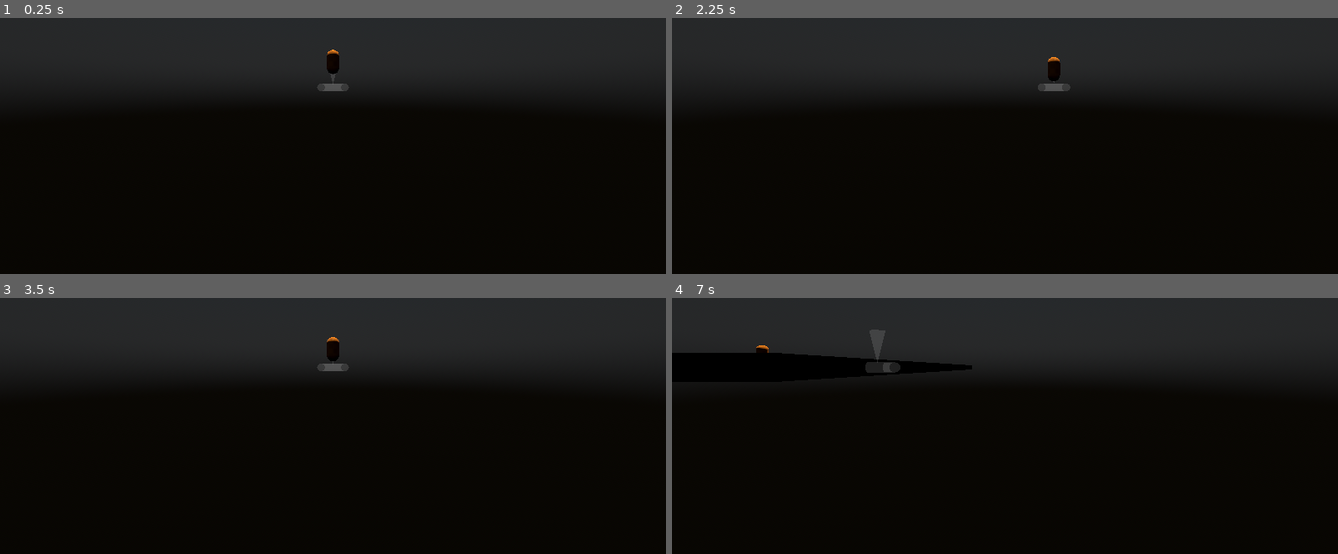
Above: before the commit, frames 1-4 (two rows, left to right).
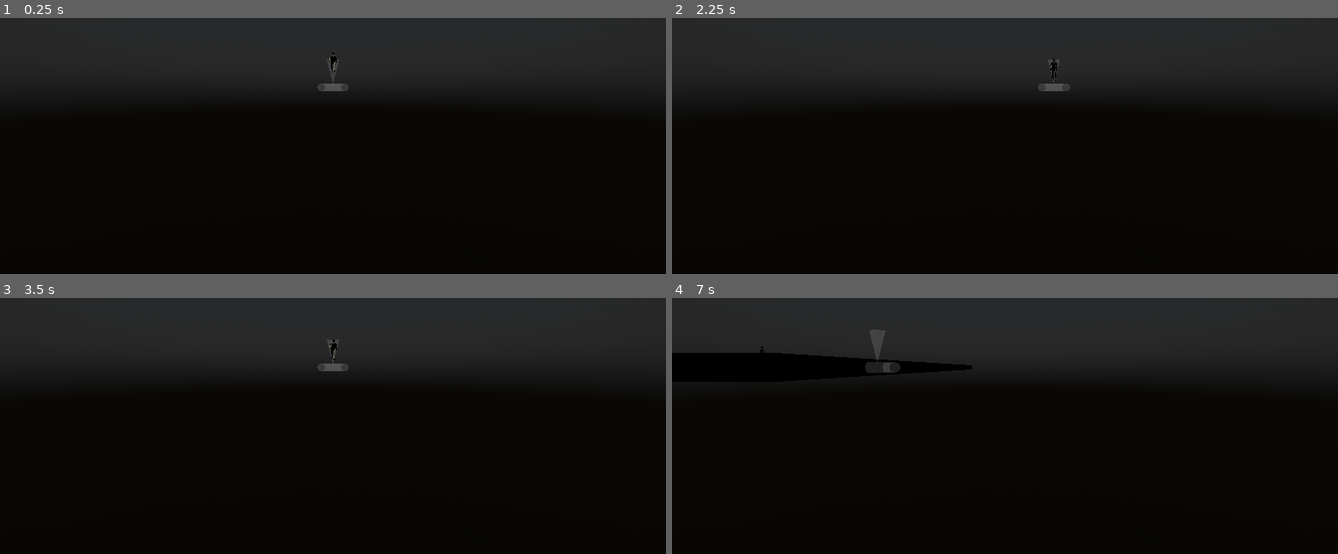
Above: after the commit, the same moments.

Repository: hugoplanell/The-Sims-Project
Game: Godot game, scene res://Scenes/debug_level.tscn
The game is run twice, just before and just after one commit, with the same random seed, the same clock (stepped at 60 frames per second) and the same inputs.
Inputs (mouse positions are in pixels of both pictures, inside the frame that each line leads up to):
- Up to frame 1 (0.25 s): no input
- Up to frame 2 (2.25 s): tap Enter at 0.5, 2 s; move the mouse to (1151, 69) at 0.52 s; tap S (camera_pan_backwards) at 0.6 s; click (1151, 69) at 0.67 s; tap W (camera_pan_forwards) at 0.8 s; tap Space at 1.25 s; drag from (871, 105) to (971, 161) at 1.27 s; move the mouse to (outside the picture) at 2.02 s; tap A (camera_pan_left) at 2.1 s; click (outside the picture) at 2.17 s
- Up to frame 3 (3.5 s): tap D (camera_pan_right) at 2.3 s; tap Space at 2.75 s; drag from (299, 441) to (133, 310) at 2.77 s
- Up to frame 4 (7 s): tap Enter at 3.5 s; move the mouse to (1204, 423) at 3.52 s; hold Middle mouse button (middle_click) 3.53-4.28 s; click (1204, 423) at 3.6 s; tap Space at 4.25 s; move the mouse to (951, 362) at 4.27 s; tap Middle mouse button (middle_click) at 4.35 s; tap S (camera_pan_backwards) at 4.55, 5.1 s; move the mouse to (1038, 367) at 5.02 s; click (1038, 367) at 5.17 s; tap W (camera_pan_forwards) at 5.3 s; drag from (outside the picture) to (871, 385) at 5.77 s; move the mouse to (1151, 349) at 6.52 s; tap A (camera_pan_left) at 6.6 s; click (1151, 349) at 6.67 s; tap D (camera_pan_right) at 6.8 s

The runs differ from the first frame. In frame 1, 0.1% of the frame differs, in the area x 49-51%, y 12-23%; in frame 2, 0.1%; in frame 3, 0.1%, in the area x 49-51%, y 15-25%; in frame 4, less than 0.1%.

Commit message:
Camera improvements + player model

Diff:
--- /dev/null
+++ b/Assets/Models/character_1/character_1.tscn
@@ -0,0 +1,5 @@
+[gd_scene load_steps=2 format=3 uid="uid://wp7o1qmrxqaj"]
+
+[ext_resource type="PackedScene" uid="uid://8ilbot2ip7dw" path="res://Assets/Models/character_1/character_1.glb" id="1_5i5ii"]
+
+[node name="character_1" instance=ExtResource("1_5i5ii")]
--- a/Scenes/player.tscn
+++ b/Scenes/player.tscn
@@ -1,7 +1,8 @@
-[gd_scene load_steps=6 format=3 uid="uid://dsihd7ufspwhn"]
+[gd_scene load_steps=7 format=3 uid="uid://dsihd7ufspwhn"]
 
 [ext_resource type="Script" path="res://Scripts/player.gd" id="1_1kbvs"]
 [ext_resource type="Texture2D" uid="uid://bmx3y2i231upo" path="res://addons/kenney_prototype_textures/orange/texture_08.png" id="1_xbx7r"]
+[ext_resource type="PackedScene" uid="uid://wp7o1qmrxqaj" path="res://Assets/Models/character_1/character_1.tscn" id="3_u811q"]
 
 [sub_resource type="StandardMaterial3D" id="StandardMaterial3D_akg6l"]
 albedo_texture = ExtResource("1_xbx7r")
@@ -14,8 +15,136 @@
 script = ExtResource("1_1kbvs")
 
 [node name="MeshInstance3D" type="MeshInstance3D" parent="."]
+visible = false
 material_override = SubResource("StandardMaterial3D_akg6l")
 mesh = SubResource("CapsuleMesh_ptr5m")
 
 [node name="CollisionShape3D" type="CollisionShape3D" parent="."]
 shape = SubResource("CapsuleShape3D_rji5g")
+
+[node name="character_1" parent="." instance=ExtResource("3_u811q")]
+transform = Transform3D(1, 0, 0, 0, 1, 0, 0, 0, 1, 0, -0.937549, 0)
+
+[node name="Skeleton3D" parent="character_1/Armature" index="0"]
+bones/0/position = Vector3(0.0276955, 0.997783, 0.00951951)
+bones/0/rotation = Quaternion(0.0211074, 0.0620284, 0.0314753, 0.997355)
+bones/1/rotation = Quaternion(-0.00533626, -0.062595, -0.0469726, 0.996919)
+bones/2/rotation = Quaternion(0.0214325, -0.0662429, 0.0224271, 0.997321)
+bones/3/rotation = Quaternion(0.019699, -0.0655549, 0.0244925, 0.997354)
+bones/4/rotation = Quaternion(0.0366642, 0.04467, -0.0191286, 0.998144)
+bones/5/rotation = Quaternion(-0.0342544, 0.0926412, -0.0195855, 0.994917)
+bones/7/rotation = Quaternion(0.651834, 0.337638, -0.556827, 0.38866)
+bones/8/rotation = Quaternion(0.219469, 0.178364, 0.236632, 0.92953)
+bones/9/rotation = Quaternion(6.50086e-08, 8.33907e-08, 0.470528, 0.882385)
+bones/10/rotation = Quaternion(-0.084699, 0.00252811, -0.0290555, 0.99598)
+bones/11/rotation = Quaternion(0.157173, 0.128194, 0.254826, 0.945477)
+bones/12/rotation = Quaternion(-0.0439407, -0.00921809, -0.162317, 0.985717)
+bones/13/rotation = Quaternion(-0.155764, 0.100452, 0.0156327, 0.982549)
+bones/15/rotation = Quaternion(0.164837, -0.0119802, 0.0262907, 0.985898)
+bones/16/rotation = Quaternion(0.130302, -0.000100268, -0.0185987, 0.9913)
+bones/17/rotation = Quaternion(0.1303, 0.000212786, -0.017544, 0.991319)
+bones/19/rotation = Quaternion(0.236364, -0.00508616, -0.0391795, 0.970861)
+bones/20/rotation = Quaternion(0.102542, 0.000155438, -0.0133283, 0.994639)
+bones/21/rotation = Quaternion(0.119749, -0.000161985, -0.0114251, 0.992738)
+bones/23/rotation = Quaternion(0.250564, -0.00113326, -0.0631924, 0.966035)
+bones/24/rotation = Quaternion(0.168285, -0.000681292, -0.0198872, 0.985538)
+bones/25/rotation = Quaternion(0.185286, -9.95969e-06, -0.032121, 0.98216)
+bones/27/rotation = Quaternion(0.157173, 0.128194, 0.254826, 0.945477)
+bones/28/rotation = Quaternion(-0.0439407, -0.00921809, -0.162317, 0.985717)
+bones/29/rotation = Quaternion(-0.155764, 0.100452, 0.0156327, 0.982549)
+bones/30/rotation = Quaternion(0.164837, -0.0119802, 0.0262907, 0.985898)
+bones/31/rotation = Quaternion(0.130302, -0.000100268, -0.0185987, 0.9913)
+bones/32/rotation = Quaternion(0.1303, 0.000212786, -0.017544, 0.991319)
+bones/33/rotation = Quaternion(0.236364, -0.00508616, -0.0391795, 0.970861)
+bones/34/rotation = Quaternion(0.102542, 0.000155438, -0.0133283, 0.994639)
+bones/35/rotation = Quaternion(0.119749, -0.000161985, -0.0114251, 0.992738)
+bones/36/rotation = Quaternion(0.250564, -0.00113326, -0.0631924, 0.966035)
+bones/37/rotation = Quaternion(0.168285, -0.000681292, -0.0198872, 0.985538)
+bones/38/rotation = Quaternion(0.185286, -9.95969e-06, -0.032121, 0.98216)
+bones/39/rotation = Quaternion(0.610278, -0.369971, 0.596086, 0.367918)
+bones/40/rotation = Quaternion(0.395442, -0.212376, 0.021594, 0.89334)
+bones/41/rotation = Quaternion(1.70941e-06, -4.78425e-07, -0.095387, 0.99544)
+bones/42/rotation = Quaternion(0.150754, -0.0287964, 0.000825819, 0.988151)
+bones/43/rotation = Quaternion(0.233351, -0.165005, -0.253895, 0.924044)
+bones/44/rotation = Quaternion(-0.0313742, -0.00866311, 0.306872, 0.951193)
+bones/45/rotation = Quaternion(-0.153434, 0.0823829, -0.0600588, 0.982885)
+bones/47/rotation = Quaternion(0.172978, 0.0116686, -0.030454, 0.984385)
+bones/48/rotation = Quaternion(0.206347, 0.000163475, 0.0208349, 0.978257)
+bones/49/rotation = Quaternion(0.092231, -4.48191e-05, 0.0104184, 0.995683)
+bones/51/rotation = Quaternion(0.177609, 0.00540902, 0.00705816, 0.984061)
+bones/52/rotation = Quaternion(0.301733, -0.000156449, 0.030733, 0.952897)
+bones/53/rotation = Quaternion(0.176888, -0.000175342, 0.0140103, 0.984131)
+bones/55/rotation = Quaternion(0.205402, 0.00643019, 0.0307061, 0.978175)
+bones/56/rotation = Quaternion(0.400728, 0.000264661, 0.0380994, 0.915404)
+bones/57/rotation = Quaternion(0.199969, 7.33687e-05, 0.022902, 0.979534)
+bones/59/rotation = Quaternion(0.233351, -0.165005, -0.253895, 0.924044)
+bones/60/rotation = Quaternion(-0.0313742, -0.00866311, 0.306872, 0.951193)
+bones/61/rotation = Quaternion(-0.153434, 0.0823829, -0.0600588, 0.982885)
+bones/62/rotation = Quaternion(0.172978, 0.0116686, -0.030454, 0.984385)
+bones/63/rotation = Quaternion(0.206347, 0.000163475, 0.0208349, 0.978257)
+bones/64/rotation = Quaternion(0.092231, -4.48191e-05, 0.0104184, 0.995683)
+bones/65/rotation = Quaternion(0.177609, 0.00540902, 0.00705816, 0.984061)
+bones/66/rotation = Quaternion(0.301733, -0.000156449, 0.030733, 0.952897)
+bones/67/rotation = Quaternion(0.176888, -0.000175342, 0.0140103, 0.984131)
+bones/68/rotation = Quaternion(0.205402, 0.00643019, 0.0307061, 0.978175)
+bones/69/rotation = Quaternion(0.400728, 0.000264661, 0.0380994, 0.915404)
+bones/70/rotation = Quaternion(0.199969, 7.33687e-05, 0.022902, 0.979534)
+bones/71/rotation = Quaternion(0.0695841, -0.111707, 0.991253, 0.00988)
+bones/72/rotation = Quaternion(-0.0753817, -2.97886e-06, -1.08942e-07, 0.997155)
+bones/73/rotation = Quaternion(0.70154, 0.127565, -0.0713556, 0.697479)
+bones/74/rotation = Quaternion(0.252987, -0.000115437, -0.0112714, 0.967404)
+bones/76/rotation = Quaternion(-0.0620253, 0.295625, 0.951451, 0.059165)
+bones/77/rotation = Quaternion(-0.0819043, 1.88806e-06, 1.04917e-07, 0.99664)
+bones/78/rotation = Quaternion(0.613734, 0.0361752, 0.0175092, 0.788489)
+bones/79/rotation = Quaternion(0.239594, 0.000514386, 0.0117511, 0.970802)
+bones/82/position = Vector3(0.027599, 0.997784, 0.00979598)
+bones/82/rotation = Quaternion(0.0209497, 0.0570409, 0.0315805, 0.997652)
+bones/83/rotation = Quaternion(1, -2.24434e-10, -4.18487e-08, 1.87333e-09)
+bones/85/rotation = Quaternion(-0.00987999, 0.991253, 0.111707, 0.069584)
+bones/86/rotation = Quaternion(-0.0753817, -2.98426e-06, -1.11522e-07, 0.997155)
+bones/92/rotation = Quaternion(0.059165, -0.951451, 0.295625, 0.0620253)
+bones/93/rotation = Quaternion(-0.0819043, 1.8884e-06, 1.05274e-07, 0.99664)
+bones/99/rotation = Quaternion(-0.00533626, -0.062595, -0.0469726, 0.996919)
+bones/100/rotation = Quaternion(0.0214325, -0.0662429, 0.0224271, 0.997321)
+bones/101/rotation = Quaternion(0.019699, -0.0655549, 0.0244925, 0.997354)
+bones/102/rotation = Quaternion(0.0366642, 0.04467, -0.0191286, 0.998144)
+bones/103/rotation = Quaternion(-0.0342544, 0.0926412, -0.0195855, 0.994917)
+bones/104/rotation = Quaternion(0.651834, 0.337639, -0.556827, 0.38866)
+bones/105/rotation = Quaternion(0.219469, 0.178364, 0.236632, 0.92953)
+bones/106/rotation = Quaternion(7.10201e-08, 9.51278e-08, 0.470528, 0.882385)
+bones/107/position = Vector3(0.162881, 0.0822728, 0.0142059)
+bones/110/rotation = Quaternion(0.610278, -0.369971, 0.596086, 0.367918)
+bones/111/rotation = Quaternion(0.395442, -0.212376, 0.021594, 0.89334)
+bones/112/rotation = Quaternion(1.7155e-06, -4.81681e-07, -0.095387, 0.99544)
+bones/113/position = Vector3(-0.164978, 0.0840177, -0.000637166)
+bones/116/position = Vector3(0.479359, 1.03449, 0.234693)
+bones/116/rotation = Quaternion(-0.707107, 1.9139e-09, 1.25535e-09, 0.707107)
+bones/117/position = Vector3(0.129382, 1.06831, 0.401016)
+bones/117/rotation = Quaternion(0.845214, -0.300905, -0.132032, 0.42147)
+bones/118/position = Vector3(-0.223694, 1.23791, -0.395195)
+bones/118/rotation = Quaternion(-0.707107, -2.98403e-10, 9.15789e-10, 0.707107)
+bones/119/position = Vector3(-0.231635, 0.91253, -0.181663)
+bones/119/rotation = Quaternion(0.752499, -0.0187801, 0.642839, -0.141951)
+bones/120/position = Vector3(0.0914219, 0.0837242, -0.295)
+bones/120/rotation = Quaternion(-0.0106009, 0.692952, 0.720898, 0.00321315)
+bones/121/position = Vector3(-2.80936e-06, 1.48923e-05, -3.8655e-05)
+bones/121/rotation = Quaternion(-0.185061, 0.00907745, -0.00171781, 0.982684)
+bones/123/rotation = Quaternion(0.186656, -0.00239383, -0.0125902, 0.982342)
+bones/124/position = Vector3(7.20421e-07, -2.591e-05, 1.02176e-05)
+bones/124/rotation = Quaternion(0.0679114, 0.00328458, 0.000525828, 0.997686)
+bones/134/rotation = Quaternion(0.067912, 0.00328456, 0.000525807, 0.997686)
+bones/136/position = Vector3(0.223718, 0.341811, 0.259794)
+bones/136/rotation = Quaternion(-0.707107, -3.14018e-16, 5.26836e-09, 0.707107)
+bones/137/position = Vector3(-0.0737256, 0.129147, 0.444296)
+bones/137/rotation = Quaternion(-0.0424732, 0.863716, 0.502128, -0.00765433)
+bones/138/rotation = Quaternion(-0.182754, -0.00902673, 0.00167778, 0.983116)
+bones/141/rotation = Quaternion(0.0565366, -0.00274049, -0.000429967, 0.998397)
+bones/151/rotation = Quaternion(0.0565398, -0.00274072, -0.000429739, 0.998397)
+bones/153/position = Vector3(-0.0696739, 0.719699, 0.653246)
+bones/153/rotation = Quaternion(-0.707107, 3.46636e-10, 1.01676e-09, 0.707107)
+
+[connection signal="input_event" from="." to="." method="_on_input_event"]
+[connection signal="mouse_entered" from="." to="." method="_on_mouse_entered"]
+[connection signal="mouse_exited" from="." to="." method="_on_mouse_exited"]
+
+[editable path="character_1"]
--- a/Scripts/default_camera.gd
+++ b/Scripts/default_camera.gd
@@ -1,6 +1,15 @@
 extends Node3D
 
 var mouse_speed : Vector2
+
+var camera_panning = false
+
+func _process(delta):
+	if Global.camera_target != null:
+		self.transform.origin = Global.camera_target.transform.origin
+
+	if camera_panning == true:
+		Global.camera_target = null
 
 func _physics_process(delta):
 	#Update mouse speed
@@ -16,13 +25,17 @@
 		Input.mouse_mode = Input.MOUSE_MODE_CAPTURED
 
 		self.transform.origin += Vector3(mouse_speed.x / 1000, 0, mouse_speed.y / 1000).rotated(Vector3(0,1,0), angle)
+		camera_panning = true
+
+	elif Input.get_vector("camera_pan_forwards", "camera_pan_backwards", "camera_pan_left", "camera_pan_right"):
+		var input_dir = Input.get_vector("camera_pan_forwards", "camera_pan_backwards", "camera_pan_left", "camera_pan_right")
+		var direction = (transform.basis * Vector3(input_dir.y, 0, input_dir.x)).normalized()
+		self.transform.origin += direction.rotated(Vector3(0,1,0), angle)
+		camera_panning = true
+
 	else:
 		Input.mouse_mode = Input.MOUSE_MODE_VISIBLE
-
-	var input_dir = Input.get_vector("camera_pan_forwards", "camera_pan_backwards", "camera_pan_left", "camera_pan_right")
-	if input_dir:
-		var direction = (transform.basis * Vector3(input_dir.y, 0, input_dir.x)).normalized()
-		self.transform.origin += direction.rotated(Vector3(0,1,0), angle)
+		camera_panning = false
 
 func mouse_raycast():
 	var space_state = get_world_3d().direct_space_state
@@ -35,4 +48,5 @@
 	var intersection = space_state.intersect_ray(raycast)
 
 	if not intersection.is_empty():
-		Global.player_target_pos = intersection.position
+		if !Global.player_node.is_picked:
+			Global.player_target_pos = intersection.position
--- a/Scripts/global.gd
+++ b/Scripts/global.gd
@@ -1,6 +1,10 @@
 extends Node
 
 @onready var player_target_pos : Vector3 = Vector3.ZERO
+
+@onready var camera_target : Node3D = null
+
+@onready var player_node : CharacterBody3D
 
 # Called when the node enters the scene tree for the first time.
 func _ready():
--- a/Scripts/player.gd
+++ b/Scripts/player.gd
@@ -5,11 +5,22 @@
 
 @onready var nav: NavigationAgent3D = $NavigationAgent3D
 
+var is_picked = false
+
+func _ready():
+	Global.player_node = self
+
+	var anim_player : AnimationPlayer = $character_1.get_node("AnimationPlayer")
+	anim_player.play("walk")
+
+func _process(delta):
+	print(is_picked)
+
 func _physics_process(delta):
 
 	var direction = Vector3()
 
-	if Input.is_action_just_pressed("left_click"):
+	if Input.is_action_just_pressed("left_click") and !is_picked:
 		nav.target_position = Global.player_target_pos
 
 	direction = nav.get_next_path_position() - global_position
@@ -18,3 +29,14 @@
 	velocity = velocity.lerp(direction * SPEED, ACCEL * delta)
 
 	move_and_slide()
+
+func _on_input_event(camera, event, position, normal, shape_idx):
+
+	if Input.is_action_just_pressed("left_click"):
+		Global.camera_target = self
+
+func _on_mouse_entered():
+	is_picked = true
+
+func _on_mouse_exited():
+	is_picked = false
Binary file added: Assets/Models/character_1/Archivador-bda848897a36701c5199e2a2c969855c_test_diffuse.png
Not shown, added: Assets/Models/character_1/Archivador-bda848897a36701c5199e2a2c969855c_test_diffuse.png.import
Binary file added: Assets/Models/character_1/Archivador.fbm/test_diffuse.png
Not shown, added: Assets/Models/character_1/Archivador.fbm/test_diffuse.png.import
Binary file added: Assets/Models/character_1/Archivador.fbx
Not shown, added: Assets/Models/character_1/Archivador.fbx.import
Binary file added: Assets/Models/character_1/Walking.fbx
Not shown, added: Assets/Models/character_1/Walking.fbx.import
Binary file added: Assets/Models/character_1/character_1.glb
Not shown, added: Assets/Models/character_1/character_1.glb.import
Binary file added: Assets/Models/character_1/character_1_test_diffuse.png
Not shown, added: Assets/Models/character_1/character_1_test_diffuse.png.import
(and 8 more such lines)
